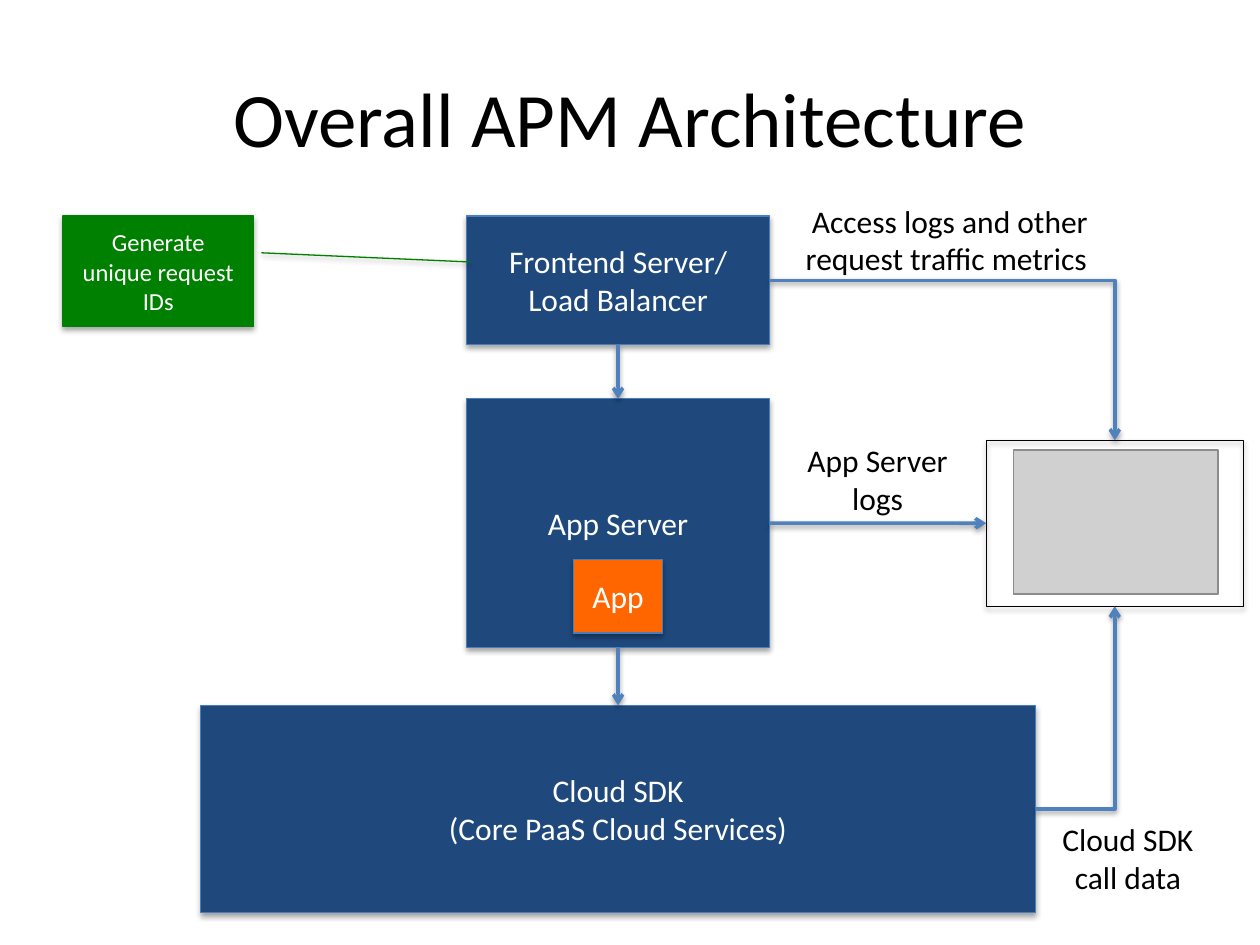
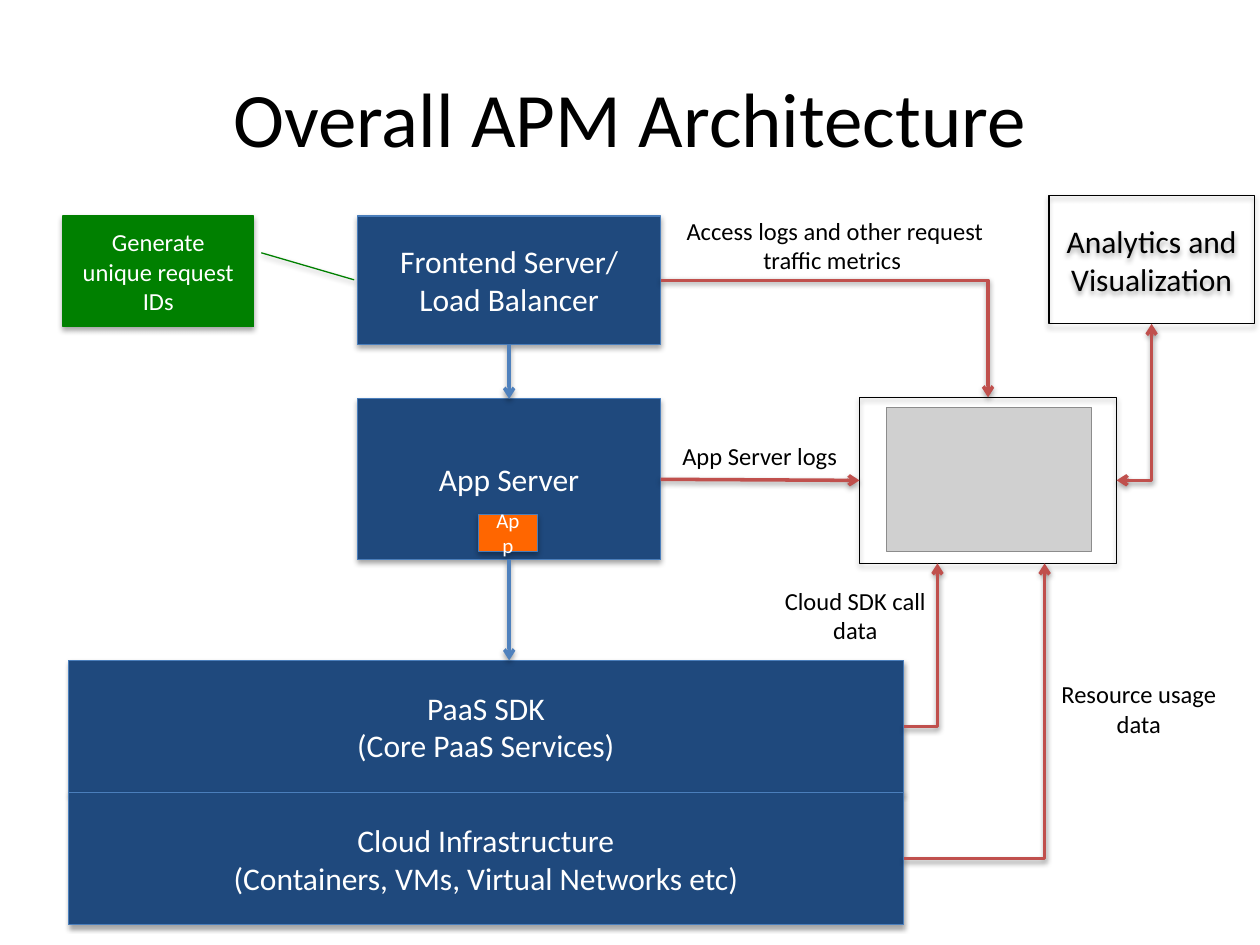
Before and after one commit to Dithn/eager-appscale, a slide deck: slide 10 of Eager/elk-experiment/Huawei_Presentation_1.pptx. Drawn at 1260x945 pixels with LibreOffice and Linux fonts; fonts in the diff are those of the drawing; grey boxes stand for pictures. Boxes give left, top, right and bottom in pixels: in the first picture for what was removed or moved away, otherwise in the second. Text is boxed around its words. In the diff, an @@ line names an element or a change of style, - is before the commit and + after.

Commit message:
Updated architecture diagram

```diff
--- a/Eager/elk-experiment/Huawei_Presentation_1.pptx
+++ b/Eager/elk-experiment/Huawei_Presentation_1.pptx
@@ rectangle added at <box>1050,195,1255,324</box>, outline #000000 0.75 pt, 18 pt, text #000000 @@
+Analytics and Visualization
@@ rectangle "Frontend Server/": place and size @@
-rectangle "Frontend Server/" at <box>466,215,770,344</box>
+rectangle "Frontend Server/" at <box>358,215,662,344</box>
@@ text "Access logs and other request ...": place and size @@
-text "Access logs and other request ..." at <box>806,211,1087,275</box>
+text "Access logs and other request ..." at <box>687,223,983,269</box>
@@ elbow arrow moved from (770, 280) - (1115, 440) to (660, 280) - (988, 397) @@
@@ elbow arrow (660, 280) - (988, 397): stroke #4F81BD 2 pt to #C0504D 2 pt @@
@@ elbow double arrow added from (1116, 480) to (1152, 324), #C0504D 2 pt @@
@@ arrow moved from (619, 345) - (619, 399) to (509, 345) - (509, 399) @@
@@ rectangle "App Server": place and size @@
-rectangle "App Server" at <box>466,399,770,648</box>
+rectangle "App Server" at <box>358,399,662,561</box>
@@ rectangle: place and size @@
-rectangle at <box>987,440,1244,606</box>
+rectangle at <box>859,397,1116,563</box>
@@ picture: place and size @@
-picture at <box>1013,450,1217,593</box>
+picture at <box>887,407,1091,551</box>
@@ text "App Server logs": place and size @@
-text "App Server logs" at <box>807,451,948,516</box>
+text "App Server logs" at <box>682,448,837,470</box>
@@ arrow moved from (770, 523) - (987, 523) to (660, 479) - (859, 480) @@
@@ arrow (660, 479) - (859, 480): stroke #4F81BD 2 pt to #C0504D 2 pt @@
@@ rectangle "App": place and size @@
-rectangle "App" at <box>573,559,662,633</box>
+rectangle "App" at <box>479,514,538,552</box>
@@ rectangle "App" at <box>479,514,538,552</box>: size 18 to 12 pt @@
@@ arrow moved from (619, 648) - (619, 706) to (509, 559) - (509, 660) @@
@@ elbow arrow moved from (1036, 809) - (1115, 606) to (903, 727) - (937, 563) @@
@@ elbow arrow (903, 727) - (937, 563): stroke #4F81BD 2 pt to #C0504D 2 pt @@
@@ elbow arrow added from (903, 858) to (1045, 563), #C0504D 2 pt @@
@@ size 18 to 14 pt in 3 elements at <box>687,223,983,269</box>, <box>682,448,837,470</box>, <box>785,593,925,639</box> @@
@@ text "Cloud SDK call data": place and size @@
-text "Cloud SDK call data" at <box>1062,829,1193,890</box>
+text "Cloud SDK call data" at <box>785,593,925,639</box>
@@ rectangle "PaaS SDK": place and size @@
-rectangle "PaaS SDK" at <box>200,706,1036,912</box>
+rectangle "PaaS SDK" at <box>68,660,903,793</box>
@@ text added at <box>1061,687,1216,733</box>, 14 pt, text #000000 @@
+Resource usage data
@@ text in rectangle at <box>357,699,615,761</box>: text changed @@
-Cloud SDK
-(Core PaaS Cloud Services)
+PaaS SDK
+(Core PaaS Services)
@@ rectangle added at <box>68,793,903,925</box>, fill #1F497D, outline #4B7EBC 0.75 pt, 18 pt, text #FFFFFF @@
+Cloud Infrastructure
+(Containers, VMs, Virtual Networks etc)
```
